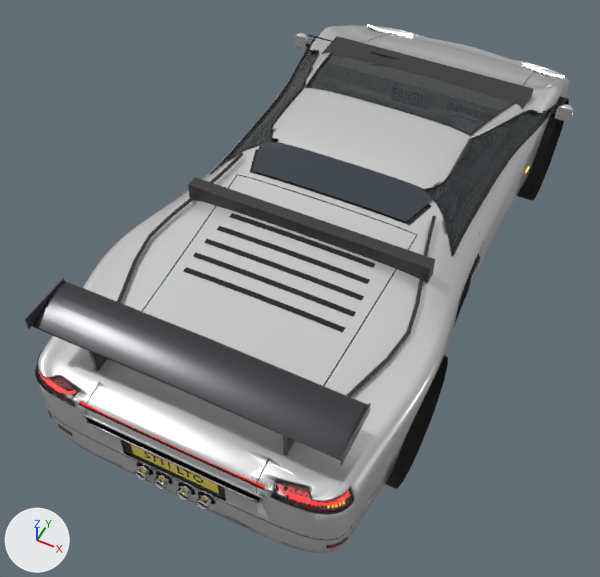
The glTF model assets/vehicle_entries/stiletto.glb, before and after one commit.
One viewpoint serves both versions: a camera (50 mm lens) standing at (1.55, -3.99, 4.4) and looking at (-0.15, -0.6, 0.16). Lighting does not change. The marker at lower left points along +X, +Y and +Z. The first picture is the older version. Vertices at exactly the same position are counted once.

In view in the first picture: 'CabinOpening', 'DoorLeft', 'DoorRight'.
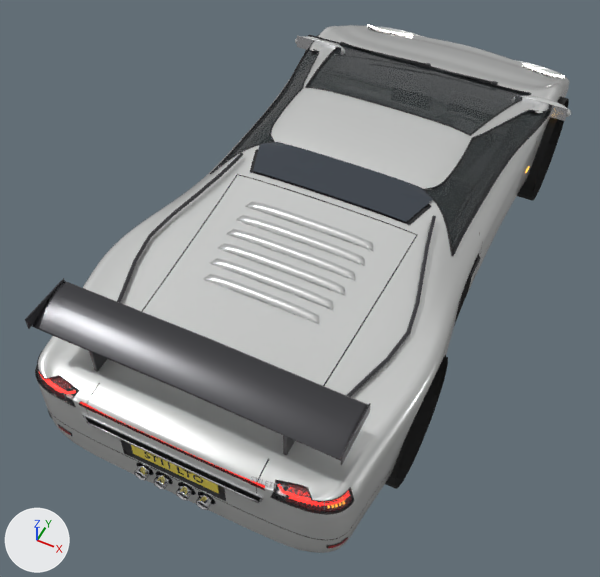
Patch to the scene script:
```diff
--- a/assets/vehicle_entries/stiletto.glb.py
+++ b/assets/vehicle_entries/stiletto.glb.py
@@ me_stiletto_002 @@
 # used by ob_cabinopening; location = (0.0, 0.0, 0.0)
-me_stiletto_002.from_pydata(...)  # 25582 vertices, 47648 faces; spans x -1.11..1.11, y -2.41..2.42, z -0.04..1.2
+me_stiletto_002.from_pydata(...)  # 25781 vertices, 48378 faces; spans x -1.1..1.1, y -2.41..2.42, z -0.04..1.2
+# me_stiletto_002 part 1: the loose piece of 40 vertices spanning x -0.5..0.5, y -1.15..-1.11, z 0.93..0.94 is rebuilt with 102 vertices and now spans x -0.41..0.41, y -1.15..-1.11, z 0.94..0.97, in mat_paint_008 (light grey #e2e3e2)
+# me_stiletto_002 part 2: a new loose piece of 26 vertices spanning x 0.69..1.07, y 1.19, z 0.77..0.87, in mat_reflector_008 (white #f3f3f6)
+# me_stiletto_002 part 3: 12 loose pieces with 244 vertices, spanning x -0.78..0.78, y -0.84..2.22, z 0.22..1.03, are deleted
+# me_stiletto_002 part 4: 52 vertices moved from x -1.06..1.1, y 0.82..1.27, z 0.77..0.92 to x -1.07..1.1, y 0.82..1.27, z 0.77..0.92; 342 vertices removed from x -1.11..1.11, y 0.52..1.31, z 0.27..1.0; 375 vertices added at x -1.1..1.09, y 0.52..1.27, z 0.27..1.0
+# me_stiletto_002 part 5: 32 vertices moved within x -0.68..0.59, y -1.39..-0.14, z 0.93..1.03; 171 vertices removed from x -0.78..0.78, y -1.39..-0.14, z 0.34..1.04; 481 vertices added at x -0.68..0.75, y -1.39..-0.14, z 0.92..1.03
+# other edits to the shape of me_stiletto_002 do not show in these pictures
 me_stiletto_002.materials.append(mat_paint_008)
```

Pixel boxes (x1, y1, x2, y2) of what changed, in the pictures (600 x 577 px; the box of a moved part takes in the faces that stretch with it):
'CabinOpening', reshaped: before (25, 24, 574, 553); after (25, 24, 571, 553)
part 1 of me_stiletto_002, rebuilt (20% narrower, 15% shorter): before (204, 239, 364, 300); after (218, 243, 345, 295)
part 2 of me_stiletto_002, added: after (515, 95, 568, 121)
part 3 of me_stiletto_002, deleted (mostly hidden): before (271, 34, 535, 190)
part 4 of me_stiletto_002, moved or reshaped: before (293, 33, 574, 131); after (295, 36, 571, 119)
part 5 of me_stiletto_002, reshaped: before (183, 145, 450, 333); after (203, 145, 417, 324)
